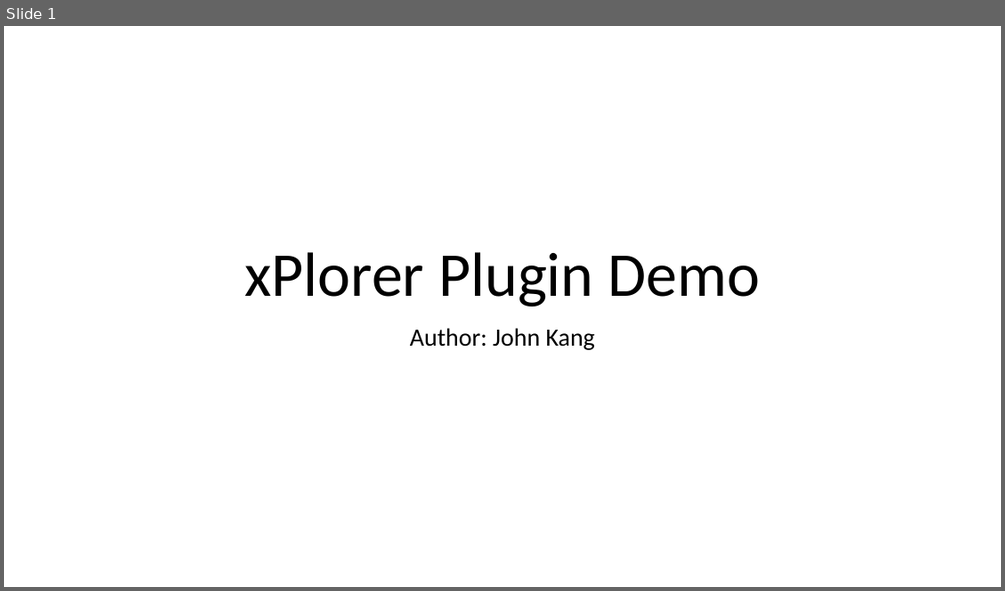
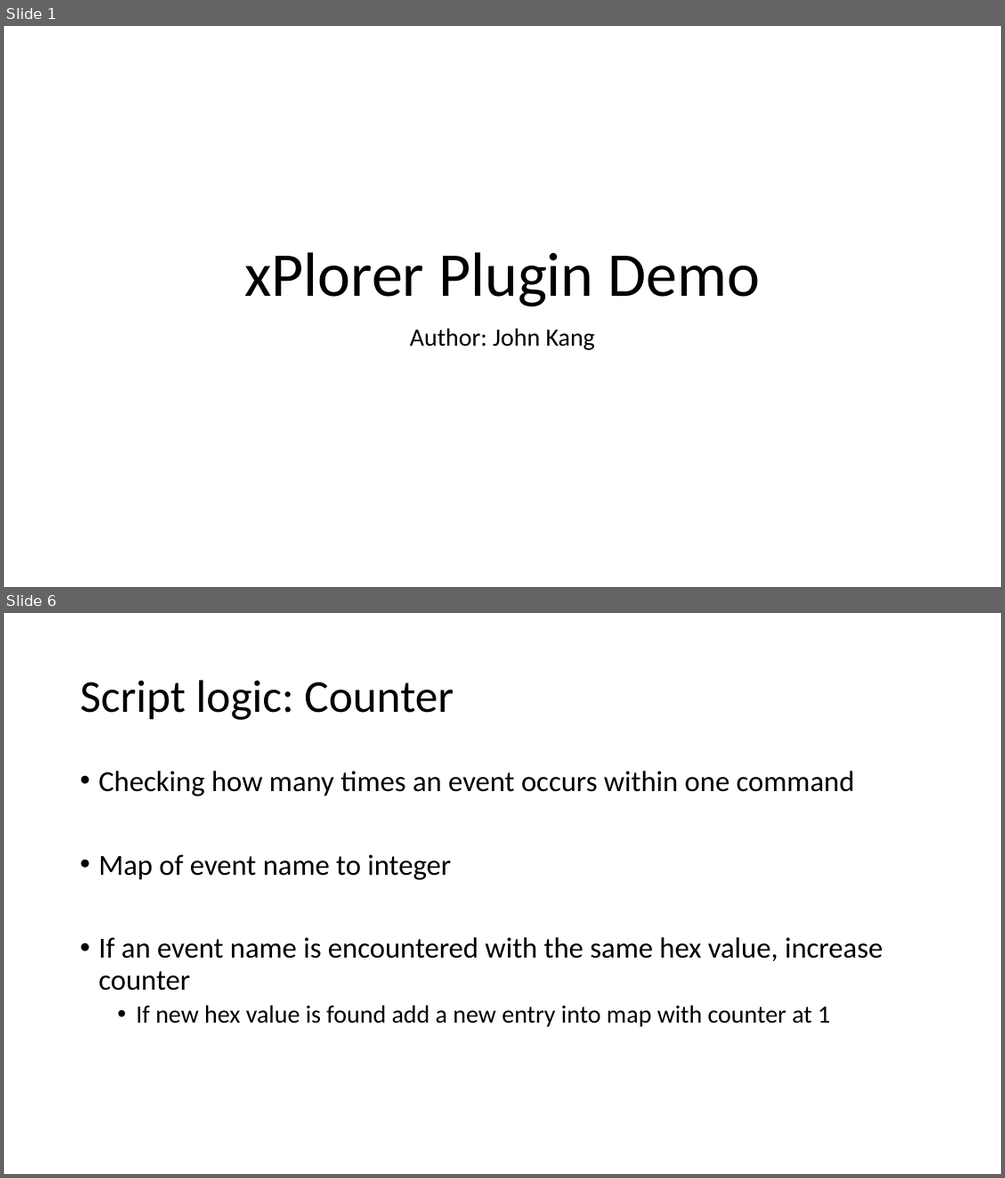
Before and after one commit to janlang1/Western-Digital, a slide deck: xPlorer Plugin Demo.pptx. Shown one above the other, each under a label of ours: slide 1 before the commit, slides 1 and 6 after it; the slides between them are not shown. The pictures are 1005x591 and 1005x1178 pixels, drawn with LibreOffice and Linux fonts; fonts in the diff are those of the drawing. Boxes give left, top, right and bottom in pixels: in the first picture for what was removed or moved away, otherwise in the second. Text is boxed around its words. In the diff, an @@ line names an element or a change of style, - is before the commit and + after.

```diff
--- a/xPlorer Plugin Demo.pptx
+++ b/xPlorer Plugin Demo.pptx
@@ slide 6 added at bbox=[4, 613, 1001, 1174], background #FFFFFF @@
@@ title added at bbox=[80, 680, 453, 720], 44 pt, text #000000 @@
+Script logic: Counter
@@ text added at bbox=[98, 771, 882, 1027], 28 pt, text #000000 @@
+• Checking how many times an event occurs within one command
+• Map of event name to integer
+• If an event name is encountered with the same hex value, increase counter
+  • If new hex value is found add a new entry into map with counter at 1
```
Also in this commit, not shown: 3 slides changed, 12 other slides added, 4 slides removed, 8 other files.
